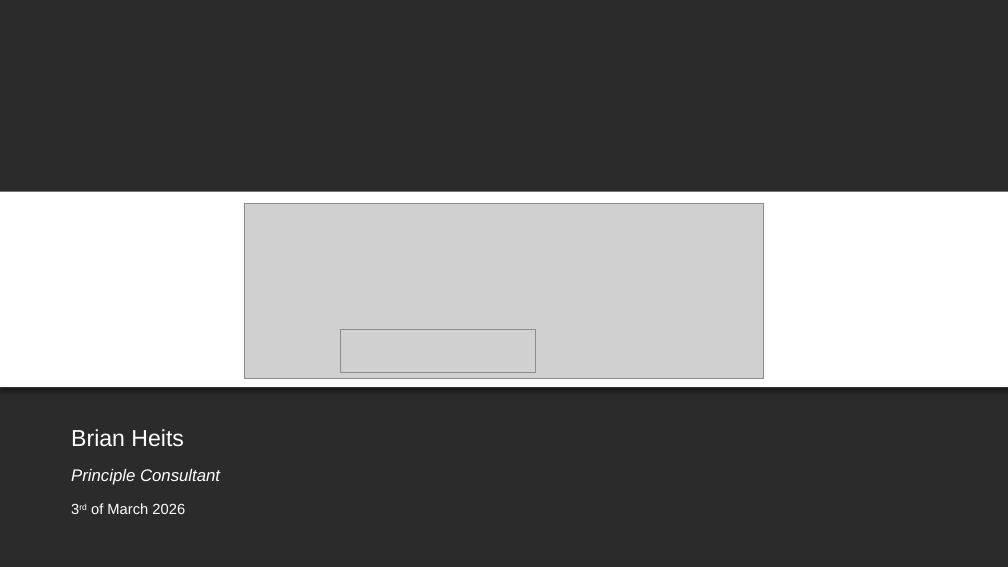
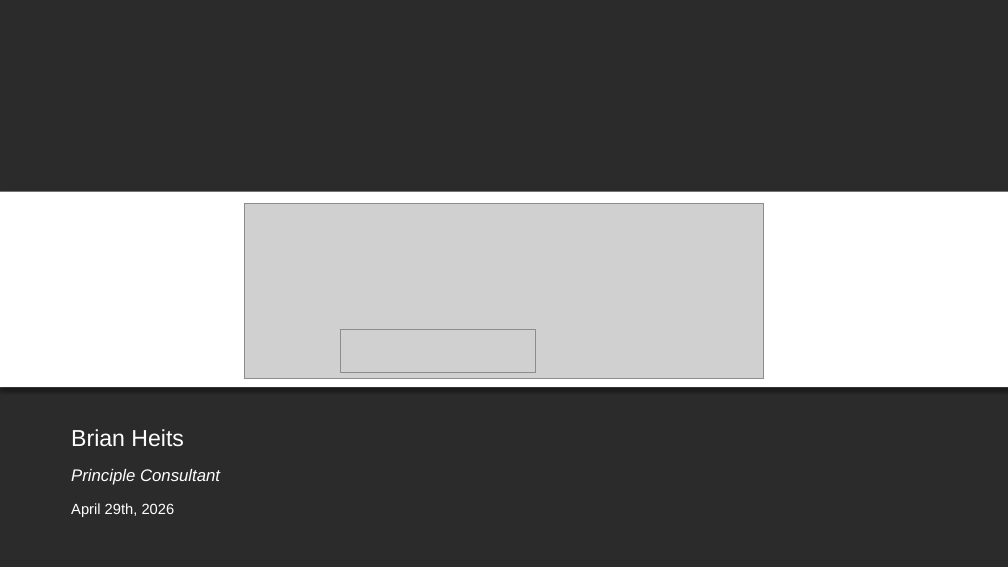
Before and after one commit to BH018364/SMART-on-FHIR-Training, a slide deck: slide 1 of SMART on FHIR Primer.pptx. Drawn at 1008x567 pixels with LibreOffice and Linux fonts; fonts in the diff are those of the drawing; grey boxes stand for pictures; background and template pictures are left out; a plain dark background stands for a picture behind light text. Boxes give left, top, right and bottom in pixels: in the first picture for what was removed or moved away, otherwise in the second. Text is boxed around its words. In the diff, an @@ line names an element or a change of style, - is before the commit and + after.

Commit message:
April 2026 Updates - ATNL_NJ

```diff
--- a/SMART on FHIR Primer.pptx
+++ b/SMART on FHIR Primer.pptx
@@ text at [71, 503, 175, 517]: text changed @@
-3rd of March 2026
+April 29th, 2026
```
Also in this commit, not shown: 2 other files.
